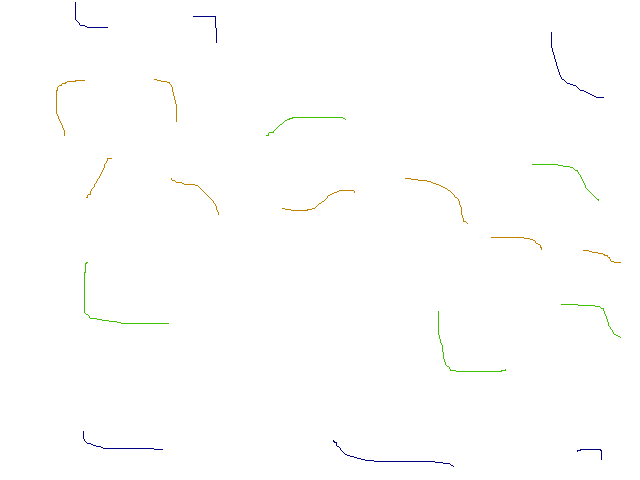
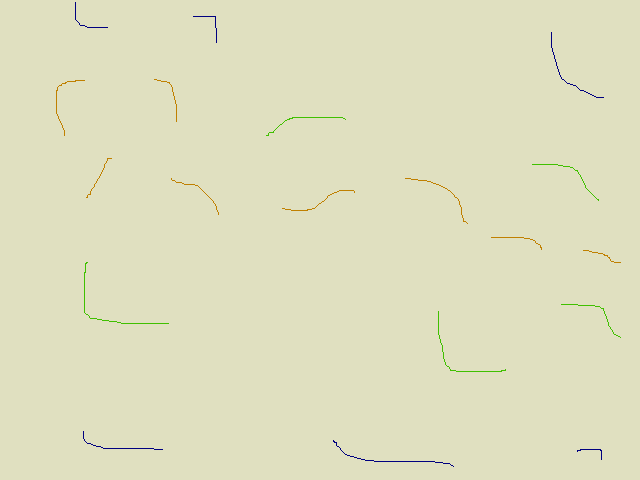
The second (640, 480) image is a revision of the first. Changes to its layers:
painted on "Background" over [0, 0, 640, 480]
painted on "20_randomLow.png" over [0, 0, 640, 457]
